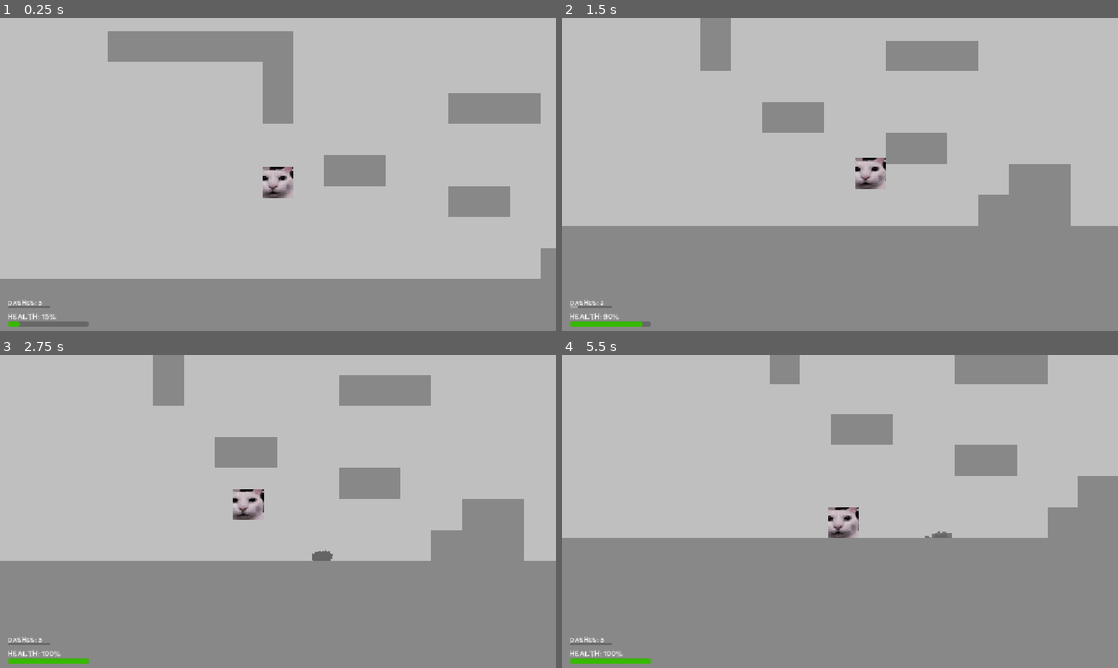
Above: before the commit, frames 1-4 (two rows, left to right).
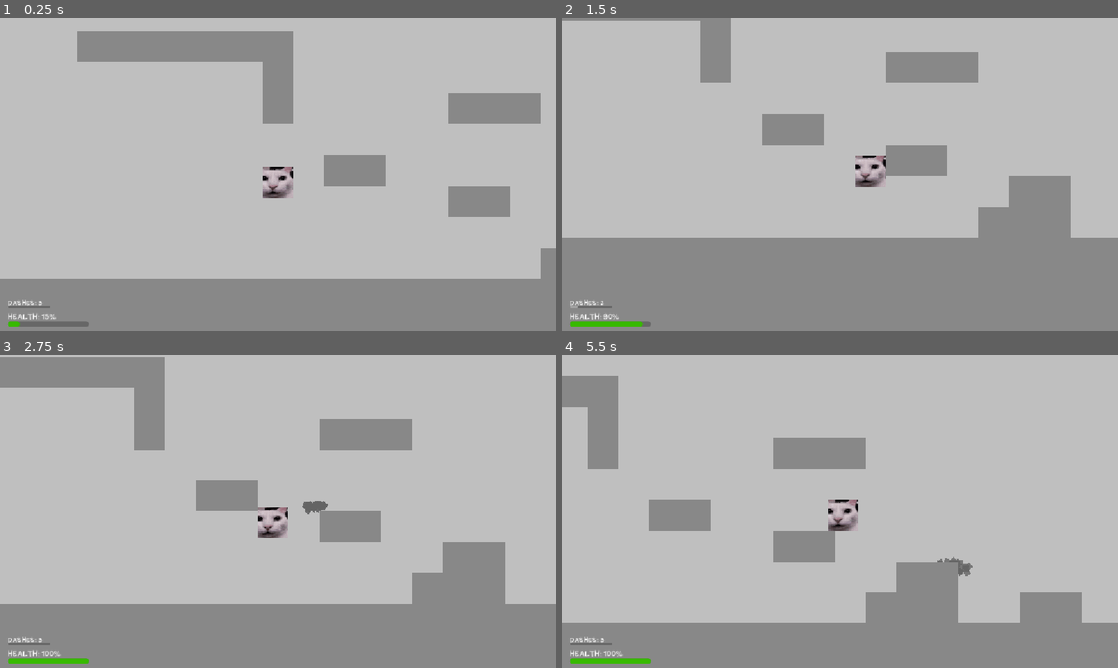
Above: after the commit, the same moments.

Repository: Shade1037/UntitledGunGame
Game: Godot game, scene res://Scenes/test.tscn
Two runs of this game, one before a commit and one after it. Both use one fixed random seed, a clock stepped at 60 frames per second and the inputs below.
Inputs:
- Up to frame 1 (0.25 s): no input
- Up to frame 2 (1.5 s): hold D (move_right) from 0.53 s (still down); tap Up (jump) at 0.6, 0.77, 1.07 s; tap Shift (dash) at 1.35 s
- Up to frame 3 (2.75 s): tap Up (jump) at 1.52, 1.55, 1.82, 2.3 s; release D (move_right) at 2.03 s; hold A (move_left) from 2.03 s (still down); tap Ctrl (quickslam) at 2.1 s
- Up to frame 4 (5.5 s): release A (move_left) at 2.78 s; hold D (move_right) 2.78-4.28 s; tap Up (jump) at 2.85, 3.02, 3.32, 3.77, 3.8, 4.07, 4.52, 4.55, 4.82, 5.1 s; tap Shift (dash) at 3.6 s; hold A (move_left) 4.28-5.03 s; tap Ctrl (quickslam) at 4.35 s; hold D (move_right) from 5.03 s (still down)

The runs differ from the first frame. In frame 1, 0.5% of the frame differs, in the area x 13-20%, y 4-14%; in frame 2, 7.5%; in frame 3, 26%; in frame 4, 34%, in the area x 0-100%, y 0-86%.

Commit message:
idk bro

Diff:
--- a/Scenes/test.tscn
+++ b/Scenes/test.tscn
@@ -5,9 +5,6 @@
 
 [node name="Node2D" type="Node2D" unique_id=548826707]
 
-[node name="player" parent="." unique_id=1050797671 instance=ExtResource("2_qc4db")]
-position = Vector2(160, 352)
-
 [node name="Map" type="Node" parent="." unique_id=545348808]
 
 [node name="Node2D" parent="Map" unique_id=247531530 instance=ExtResource("2_8od7v")]
@@ -84,6 +81,12 @@
 [node name="Node2D27" parent="Map" unique_id=1643809344 instance=ExtResource("2_8od7v")]
 position = Vector2(-160, -96)
 
+[node name="Node2D62" parent="Map" unique_id=1453064813 instance=ExtResource("2_8od7v")]
+position = Vector2(-224, -96)
+
+[node name="Node2D63" parent="Map" unique_id=1398016722 instance=ExtResource("2_8od7v")]
+position = Vector2(-224, 96)
+
 [node name="Node2D30" parent="Map" unique_id=905713877 instance=ExtResource("2_8od7v")]
 position = Vector2(-160, -160)
 
@@ -97,14 +100,71 @@
 position = Vector2(-160, -352)
 
 [node name="Node2D34" parent="Map" unique_id=429016520 instance=ExtResource("2_8od7v")]
-position = Vector2(-160, -416)
+position = Vector2(-160, -480)
+
+[node name="Node2D42" parent="Map" unique_id=834844909 instance=ExtResource("2_8od7v")]
+position = Vector2(-160, -1056)
+
+[node name="Node2D43" parent="Map" unique_id=1863091238 instance=ExtResource("2_8od7v")]
+position = Vector2(-160, -672)
+
+[node name="Node2D58" parent="Map" unique_id=737919015 instance=ExtResource("2_8od7v")]
+position = Vector2(-224, -672)
+
+[node name="Node2D59" parent="Map" unique_id=187452364 instance=ExtResource("2_8od7v")]
+position = Vector2(96, -672)
+
+[node name="Node2D60" parent="Map" unique_id=721675508 instance=ExtResource("2_8od7v")]
+position = Vector2(96, -1056)
+
+[node name="Node2D61" parent="Map" unique_id=1881389973 instance=ExtResource("2_8od7v")]
+position = Vector2(-224, -1056)
+
+[node name="Node2D44" parent="Map" unique_id=701081308 instance=ExtResource("2_8od7v")]
+position = Vector2(-160, -736)
+
+[node name="Node2D45" parent="Map" unique_id=125632784 instance=ExtResource("2_8od7v")]
+position = Vector2(-160, -800)
+
+[node name="Node2D46" parent="Map" unique_id=78508390 instance=ExtResource("2_8od7v")]
+position = Vector2(-160, -864)
+
+[node name="Node2D47" parent="Map" unique_id=1927568626 instance=ExtResource("2_8od7v")]
+position = Vector2(-160, -928)
+
+[node name="Node2D54" parent="Map" unique_id=1566755592 instance=ExtResource("2_8od7v")]
+position = Vector2(-160, -992)
+
+[node name="Node2D57" parent="Map" unique_id=1842230068 instance=ExtResource("2_8od7v")]
+position = Vector2(32, -992)
+
+[node name="Node2D48" parent="Map" unique_id=350174984 instance=ExtResource("2_8od7v")]
+position = Vector2(32, -1056)
+
+[node name="Node2D49" parent="Map" unique_id=1155361836 instance=ExtResource("2_8od7v")]
+position = Vector2(32, -672)
+
+[node name="Node2D50" parent="Map" unique_id=1848709408 instance=ExtResource("2_8od7v")]
+position = Vector2(32, -736)
+
+[node name="Node2D51" parent="Map" unique_id=1675406711 instance=ExtResource("2_8od7v")]
+position = Vector2(32, -800)
+
+[node name="Node2D52" parent="Map" unique_id=1865026200 instance=ExtResource("2_8od7v")]
+position = Vector2(32, -864)
+
+[node name="Node2D53" parent="Map" unique_id=135523309 instance=ExtResource("2_8od7v")]
+position = Vector2(32, -928)
 
 [node name="Node2D41" parent="Map" unique_id=1702093898 instance=ExtResource("2_8od7v")]
-position = Vector2(-224, -416)
+position = Vector2(-224, -480)
 
 [node name="Node2D29" parent="Map" unique_id=708269604 instance=ExtResource("2_8od7v")]
 position = Vector2(32, -96)
 
+[node name="Node2D64" parent="Map" unique_id=1230388256 instance=ExtResource("2_8od7v")]
+position = Vector2(96, -96)
+
 [node name="Node2D35" parent="Map" unique_id=706112287 instance=ExtResource("2_8od7v")]
 position = Vector2(32, -160)
 
@@ -117,11 +177,17 @@
 [node name="Node2D38" parent="Map" unique_id=1059440298 instance=ExtResource("2_8od7v")]
 position = Vector2(32, -352)
 
+[node name="Node2D55" parent="Map" unique_id=1535262245 instance=ExtResource("2_8od7v")]
+position = Vector2(32, -416)
+
+[node name="Node2D56" parent="Map" unique_id=309629595 instance=ExtResource("2_8od7v")]
+position = Vector2(-160, -416)
+
 [node name="Node2D39" parent="Map" unique_id=2113659698 instance=ExtResource("2_8od7v")]
-position = Vector2(32, -416)
+position = Vector2(32, -480)
 
 [node name="Node2D40" parent="Map" unique_id=971434560 instance=ExtResource("2_8od7v")]
-position = Vector2(96, -416)
+position = Vector2(96, -480)
 
 [node name="Node2D28" parent="Map" unique_id=623859852 instance=ExtResource("2_8od7v")]
 position = Vector2(-160, 96)
@@ -137,3 +203,7 @@
 
 [node name="Node2D10" parent="Map" unique_id=1967951331 instance=ExtResource("2_8od7v")]
 position = Vector2(1120, 544)
+
+[node name="CharacterBody2D" parent="." unique_id=533624553 instance=ExtResource("2_qc4db")]
+position = Vector2(160, 352)
+jump_velocity = -450.0
--- a/Scripts/player.gd
+++ b/Scripts/player.gd
@@ -12,7 +12,7 @@
 @export var friction: float = 1000.0
 
 @export_category("Movement (Jumping)")
-@export var jump_velocity: float = -400.0
+@export var jump_velocity: float = -500.0
 @export var wallslide_gravity: float = 150.0
 @export var maxjumps: int = 1
 var jumps: int = maxjumps
